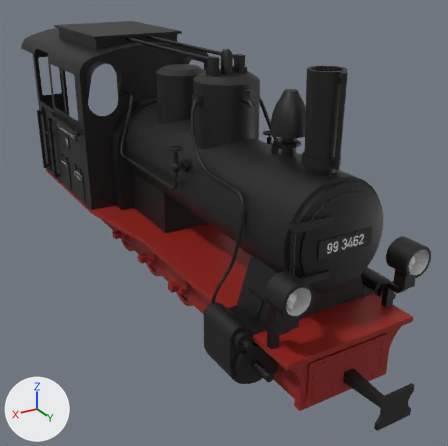
An edit to the glTF model assets/meshes/vehicles/rail/mpsb_12/orig/mpsb_12.gltf, drawn before and after from the same camera.
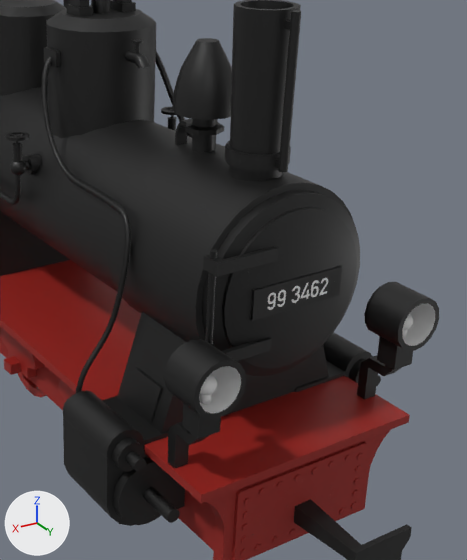
There are two pictures of each version: one whole from a 50 mm camera at (3.21, 6.65, 3.7) aimed at (-0.25, 0.89, 0.81), one close up on the part from 37% to 100% of the width and 15% to 91% of the height. Arrows for +X, +Y and +Z are at lower left; the lights stay in place. The older version's two pictures come first. Where no turn or scale is listed for an object, it has been applied to the vertices. Vertices at exactly the same position are counted once.

Names of what the first close-up shows: 'Bottom', 'Deco', 'SteamChamber'.
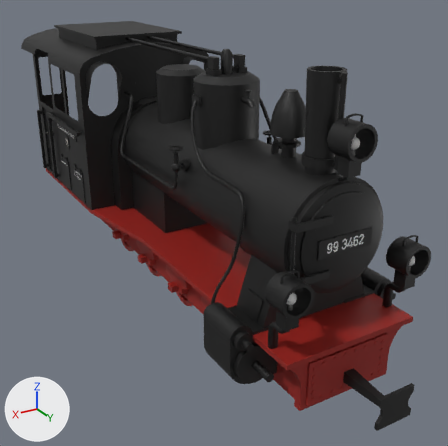
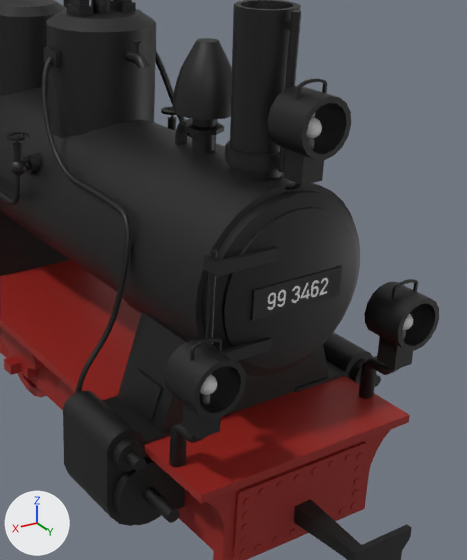
Where the newer file only moved an object's origin or applied its transform, the numbers keep the older frame.

What differs and where, as boxes [x1, y1, x2, y2] in the close-ups (467 x 560 px):
part 1 of me_cylinder_007, deleted: before [250, 265, 342, 321]
part 2 of me_cube, added: after [267, 85, 351, 160]
part 3 of me_cube, added: after [307, 117, 322, 139]
part 4 of me_cube, rebuilt: before [200, 393, 212, 405]; after [201, 394, 210, 404]
part 5 of me_cube, rebuilt: before [402, 330, 407, 339]; after [402, 330, 406, 339]
part 6 of me_cube, rebuilt (10% narrower): before [168, 421, 209, 469]; after [169, 422, 206, 468]
part 7 of me_cube, rebuilt: before [357, 356, 401, 400]; after [358, 356, 400, 399]
part 8 of me_cube, added: after [307, 138, 314, 149]
part 9 of me_cube, added: after [190, 338, 222, 361]
part 10 of me_cube, added: after [391, 279, 418, 300]
part 11 of me_cube, added: after [296, 78, 327, 100]
part 12 of me_cube, added: after [284, 149, 324, 190]
part 13 of me_cube, added: after [250, 265, 342, 321]
part 14 of me_cube, recoloured: [200, 314, 413, 395] in both
part 15 of me_cube, recoloured: [199, 303, 435, 413] in both

Patch to the scene script:
```diff
--- a/assets/meshes/vehicles/rail/mpsb_12/orig/mpsb_12.gltf.py
+++ b/assets/meshes/vehicles/rail/mpsb_12/orig/mpsb_12.gltf.py
@@ me_cylinder_007 @@
 # used by ob_steamchamber; location = (-0.003, -2.046, -0.359)
-me_cylinder_007.from_pydata(...)  # 958 vertices, 1822 faces; spans x -0.6..0.6, y 1.34..5.28, z 1.05..3.25
-me_cylinder_007.materials.append(mat_mat_black_metal_deco)  # picture img_mat_metal_black_deco
+me_cylinder_007.from_pydata(...)  # 950 vertices, 1810 faces; spans x -0.6..0.6, y 1.34..5.28, z 1.05..3.25
+# me_cylinder_007 part 1: the loose piece of 8 vertices spanning x -0.28..0.28, y 5.26..5.28, z 1.83..1.99 is deleted
 me_cylinder_007.materials.append(mat_mat_black_metal)
@@ me_cube @@
 # used by ob_deco; location = (0.145, 1.352, 2.666)
-me_cube.from_pydata(...)  # 3620 vertices, 6836 faces; spans x -1.1..0.81, y -3.72..2.6, z -2.42..0.14
+me_cube.from_pydata(...)  # 4166 vertices, 7902 faces; spans x -1.1..0.81, y -3.72..2.6, z -2.42..0.14
+# me_cube part 2: the loose piece of 64 vertices spanning x 0.34..0.64, y 1.87..2.11, z -1.51..-1.21 is copied, and the copy is moved by (-0.64, -0.13, 1.1); it spans x -0.29..0.0, y 1.74..1.97, z -0.41..-0.11
+# me_cube part 3: a new loose piece, a UV sphere (18 segments, 10 rings, poles along z) spanning x -0.194..-0.095, y 1.82..1.92, z -0.33..-0.23, in mat_mat_black_metal_deco (picture img_mat_metal_black_deco)
+# me_cube part 4: the loose piece of 32 vertices spanning x 0.46..0.52, y 1.97..2.03, z -1.49..-1.4 is rebuilt with 48 vertices and now spans x 0.47..0.51, y 1.98..2.02, z -1.48..-1.41, in mat_mat_black_metal_deco (picture img_mat_metal_black_deco)
+# me_cube part 5: the loose piece of 32 vertices spanning x -0.81..-0.76, y 1.97..2.03, z -1.49..-1.4 is rebuilt with 48 vertices and now spans x -0.8..-0.76, y 1.98..2.02, z -1.48..-1.41, in mat_mat_black_metal_deco (picture img_mat_metal_black_deco)
+# me_cube part 6: the loose piece of 20 vertices spanning x 0.46..0.54, y 1.77..2.0, z -1.97..-1.61 is rebuilt with 76 vertices and now spans x 0.46..0.54, y 1.77..2.0, z -1.97..-1.61
+# me_cube part 7: the loose piece of 20 vertices spanning x -0.83..-0.75, y 1.77..2.0, z -1.97..-1.61 is rebuilt with 76 vertices and now spans x -0.83..-0.75, y 1.77..2.0, z -1.97..-1.61
+# me_cube part 8: a new loose piece of 48 vertices spanning x -0.17..-0.12, y 1.85..1.89, z -0.38..-0.31, in mat_mat_black_metal_deco (picture img_mat_metal_black_deco)
+# me_cube part 9: a new loose piece of 32 vertices spanning x 0.41..0.58, y 1.98..1.99, z -1.24..-1.15, in mat_mat_black_metal (picture img_mat_metal_black)
+# me_cube part 10: a new loose piece of 32 vertices spanning x -0.87..-0.7, y 1.98..1.99, z -1.24..-1.15, in mat_mat_black_metal (picture img_mat_metal_black)
+# me_cube part 11: a new loose piece of 32 vertices spanning x -0.23..-0.06, y 1.85..1.86, z -0.14..-0.05, in mat_mat_black_metal (picture img_mat_metal_black)
+# me_cube part 12: a new loose piece of 22 vertices spanning x -0.21..-0.08, y 1.73..1.91, z -0.62..-0.38, in mat_mat_black_metal (picture img_mat_metal_black)
+# me_cube part 13: 8 vertices added at x -0.43..0.14, y 1.86..1.88, z -1.2..-1.04
+# me_cube part 14: 676 faces spanning x -0.9..0.61, y 1.9..2.05, z -1.48..-1.24 switch from mat_mat_light (white #e7e7e7) to mat_mat_black_metal_deco (picture img_mat_metal_black_deco)
+# me_cube part 15: 64 faces spanning x -0.9..0.61, y 1.9..2.11, z -1.48..-1.24 switch from mat_mat_light (white #e7e7e7) to mat_mat_black_metal (picture img_mat_metal_black)
```
